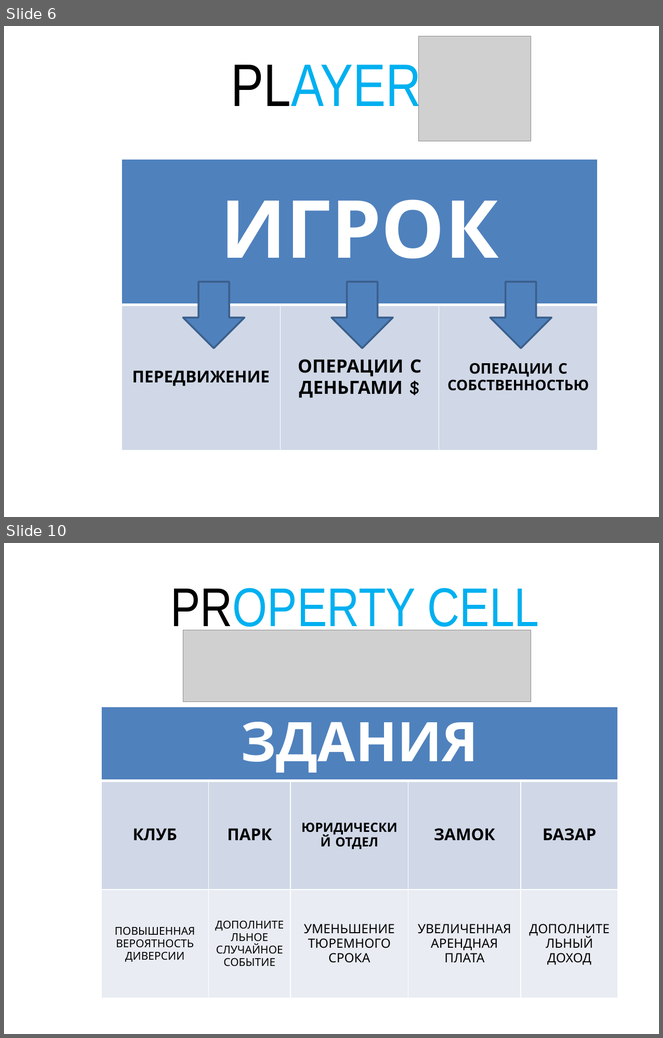
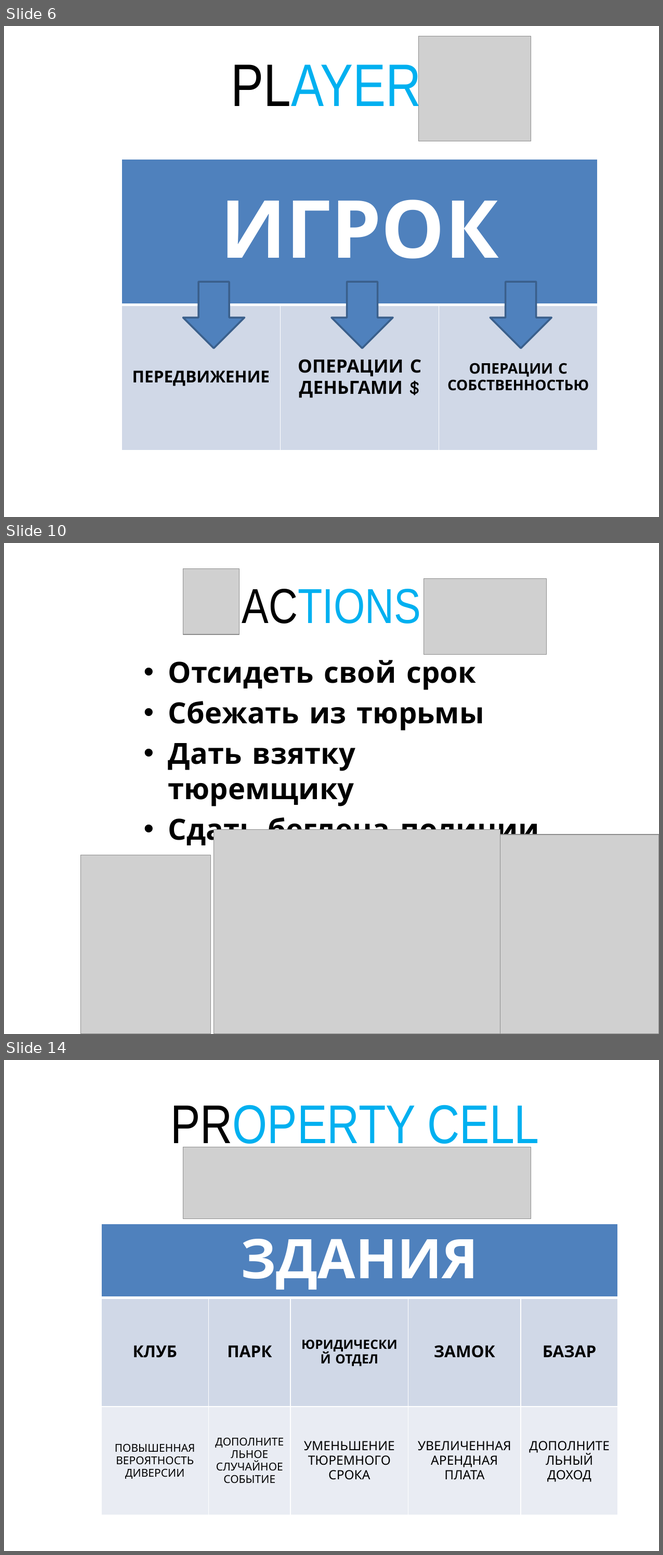
Before and after one commit to rlbozhko/nc-monopoly-ta-2014, a slide deck: docs/Презентация Черновик.pptm. Shown one above the other, each under a label of ours: slides 6 and 10 before the commit, slides 6, 10 and 14 after it; the slides between them are not shown. The pictures are 663x1038 and 663x1555 pixels, drawn with LibreOffice and Linux fonts; fonts in the diff are those of the drawing; grey boxes stand for pictures; background and template pictures are left out. Boxes give left, top, right and bottom in pixels: in the first picture for what was removed or moved away, otherwise in the second. Text is boxed around its words. In the diff, an @@ line names an element or a change of style, - is before the commit and + after.

```diff
--- a/docs/Презентация Черновик.pptm
+++ b/docs/Презентация Черновик.pptm
@@ slide 10 added at (4, 543, 659, 1034), background picture (left out) @@
@@ picture added at (183, 568, 239, 635) @@
@@ title added at (242, 589, 421, 624), 54 pt, text #00B0F0 @@
+ACTIONS
@@ picture added at (424, 579, 547, 655) @@
@@ text added at (168, 660, 540, 848), 32 pt, text #000000, bold @@
+• Отсидеть свой срок
+• Сбежать из тюрьмы
+• Дать взятку тюремщику
+• Сдать беглеца полиции
@@ picture added at (214, 830, 500, 1034) @@
@@ picture added at (484, 835, 659, 1034) @@
@@ picture added at (270, 850, 414, 1034) @@
@@ picture added at (80, 856, 210, 1034) @@
@@ what was slide 10 is now slide 14 @@
```
Also in this commit, not shown: 5 slides changed, 3 other slides added.
